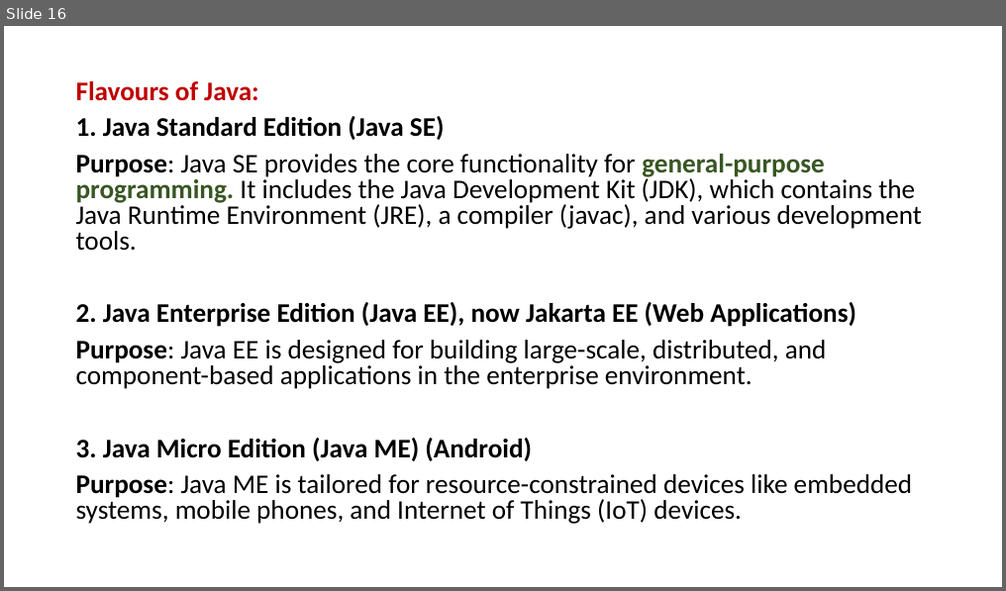
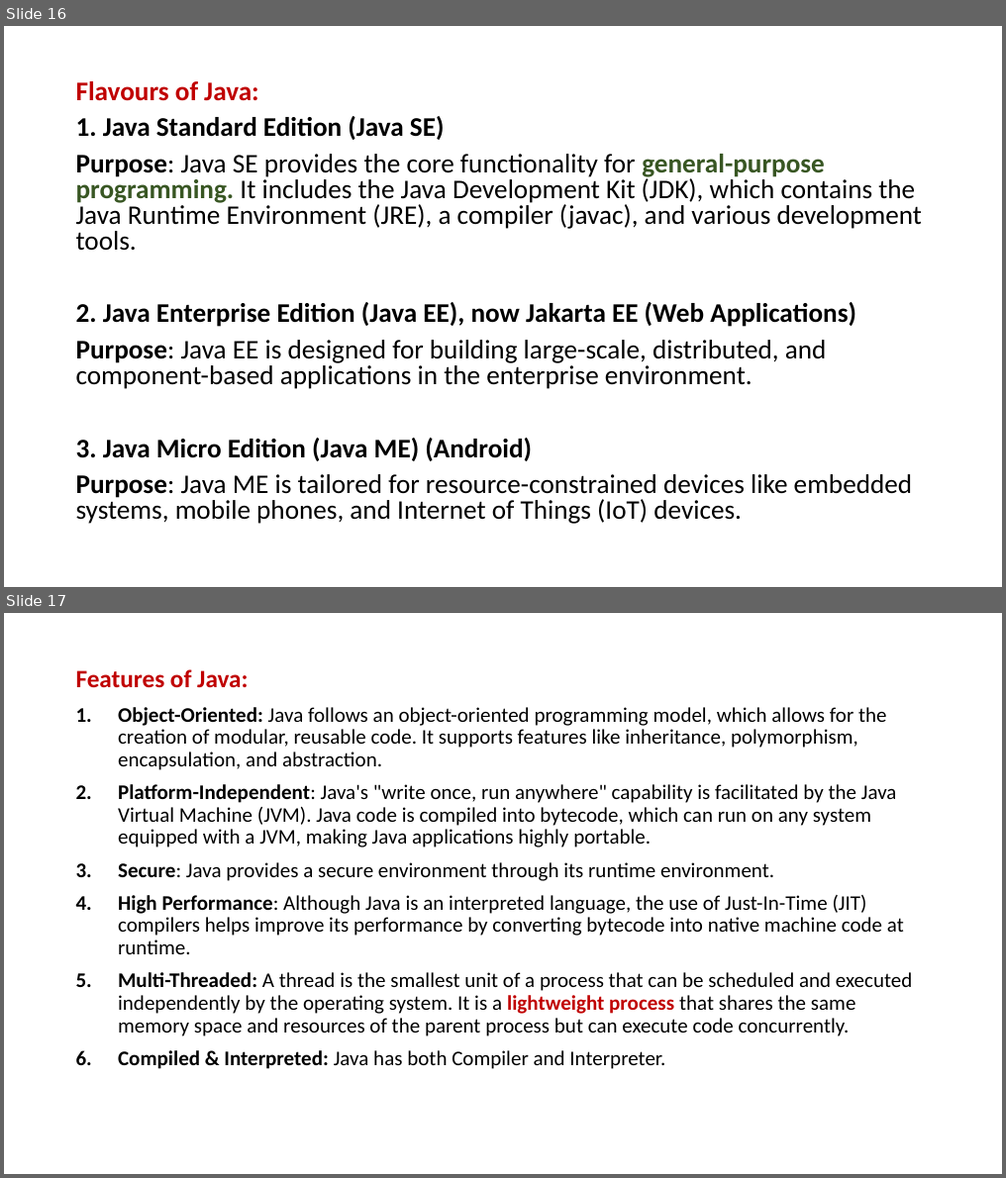
Before and after one commit to PRAMOD-VISHNU-NAIK/MCA-2nd-Sem-Shridevi-College, a slide deck: Theory Class-Notes/Java MCA-2.pptx. Shown one above the other, each under a label of ours: slide 16 before the commit, slides 16 and 17 after it. The pictures are 1006x591 and 1006x1178 pixels, drawn with LibreOffice and Linux fonts; fonts in the diff are those of the drawing. Boxes give left, top, right and bottom in pixels: in the first picture for what was removed or moved away, otherwise in the second. Text is boxed around its words. In the diff, an @@ line names an element or a change of style, - is before the commit and + after.

Commit message:
Modified PPT

```diff
--- a/Theory Class-Notes/Java MCA-2.pptx
+++ b/Theory Class-Notes/Java MCA-2.pptx
@@ slide 17 added at bbox=[4, 613, 1002, 1174], background #FFFFFF @@
@@ text added at bbox=[76, 669, 912, 1069], 20 pt, text #000000 @@
+Features of Java:
+1. Object-Oriented: Java follows an object-oriented programming model, which allows for the creation of modular, reusable code. It supports features like inheritance, polymorphism, encapsulation, and abstraction.
+2. Platform-Independent: Java's "write once, run anywhere" capability is facilitated by the Java Virtual Machine (JVM). Java code is compiled into bytecode, which can run on any system equipped with a JVM, making Java applications highly portable.
+3. Secure: Java provides a secure environment through its runtime environment.
+4. High Performance: Although Java is an interpreted language, the use of Just-In-Time (JIT) compilers helps improve its performance by converting bytecode into native machine code at runtime.
+5. Multi-Threaded: A thread is the smallest unit of a process that can be scheduled and executed independently by the operating system. It is a lightweight process that shares the same memory space and resources of the parent process but can execute code concurrently.
+6. Compiled & Interpreted: Java has both Compiler and Interpreter.
```
Also in this commit, not shown: 6 other slides added, 1 slide removed, 1 other file.
